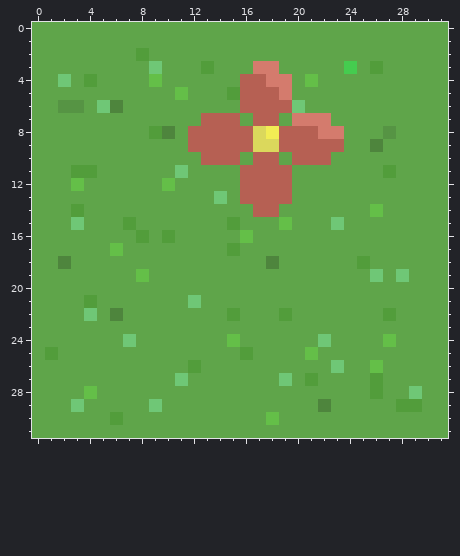
File history of a pixel-art sprite, grassFlower.png. This is how it looked before the edit.
The file is 32x32 pixels.
After the commit:
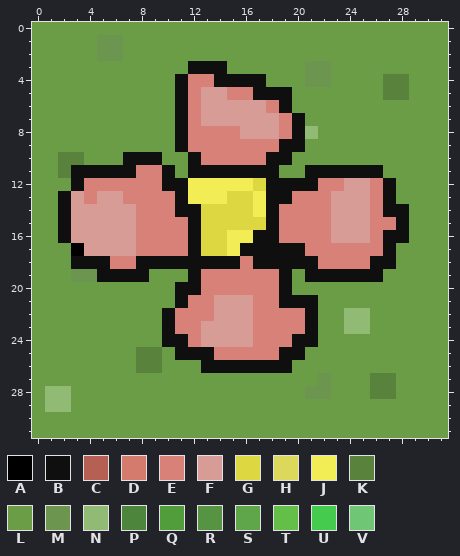
Palette (. is transparent): A #000000  B #0f0f0f  C #b66053  D #d47b6d  E #d88179  F #d89c97  G #ddd841  H #dbd85c  J #f2ed54  K #59833c  L #6a9d45  M #6c964f  N #91ba75  P #4e853d  Q #529d3b  R #569444  S #5fa54a  T #64bf48  U #45cc4f  V #6fc776
Changes in this commit:
Changed rows in their new state; - is an unchanged pixel.
first column x 0:
 0 LLLLLLLLLLLLLLLLLLLLLLLLLLLLLLLL
 1 LLLLLMMLLLLLLLLLLLLLLLLLLLLLLLLL
 2 LLLLLMMLLLLLLLLLLLLLLLLLLLLLLLLL
 3 LLLLLLLLLLLLBBBLLLLLLMMLLLLLLLLL
 4 LLLLLLLLLLLBEEBBBBLLLMMLLLLKKLLL
 5 LLLLLLLLLLLBEFFEEBBBLLLLLLLKKLLL
 6 LLLLLLLLLLLBEFFFFFEBLLLLLLLLLLLL
 7 LLLLLLLLLLLBEFFFFFFEBLLLLLLLLLLL
 8 LLLLLLLLLLLBEEEEFFFEBNLLLLLLLLLL
 9 LLLLLLLLLLLBEEEEEEEBBLLLLLLLLLLL
10 LLKKLLLBBBLLBEEEEEBBLLLLLLLLLLLL
11 LLKBBBBBEEBLBBBBBBBLLBBBBBBLLLLL
12 LLLBEEEEEEBBJJJJJGBBBBEEFFEBLLLL
13 LLBFEFFEEEEBJJJGGJBBEEEFFFEBLLLL
14 LLBFFFFFEEEBBGGGGJBEEEEFFFEBBLLL
15 LLBFFFFFEEEEBGGGGGBEEEEFFFEEBLLL
16 LLBFFFFFEEEEBGGJJBBEEEEFFFEBBLLL
17 LLLAFFFFEEEEBGGJBBBBBEEEEEEBLLLL
18 LLLBBBEEBBBBBBBBEBBBBBEEEEBBLLLL
19 LLLMMBBBBLLLBEEEEEEBLBBBBBBLLLLL
20 LLLLLLLLLLLBBEEEEEEBLLLLLLLLLLLL
21 LLLLLLLLLLLBEEFFFEEBBBLLLLLLLLLL
22 LLLLLLLLLLBEEEFFFEEEEBLLNNLLLLLL
23 LLLLLLLLLLBEEFFFFEEEEBLLNNLLLLLL
24 LLLLLLLLLLBBEFFFFEEEBBLLLLLLLLLL
25 LLLLLLLLKKLBBBEEEEEBBLLLLLLLLLLL
26 LLLLLLLLKKLLLBBBBBBBLLLLLLLLLLLL
27 LLLLLLLLLLLLLLLLLLLLLLMLLLKKLLLL
28 LNNLLLLLLLLLLLLLLLLLLMMLLLKKLLLL
29 LNNLLLLLLLLLLLLLLLLLLLLLLLLLLLLL
30 LLLLLLLLLLLLLLLLLLLLLLLLLLLLLLLL
31 LLLLLLLLLLLLLLLLLLLLLLLLLLLLLLLL
